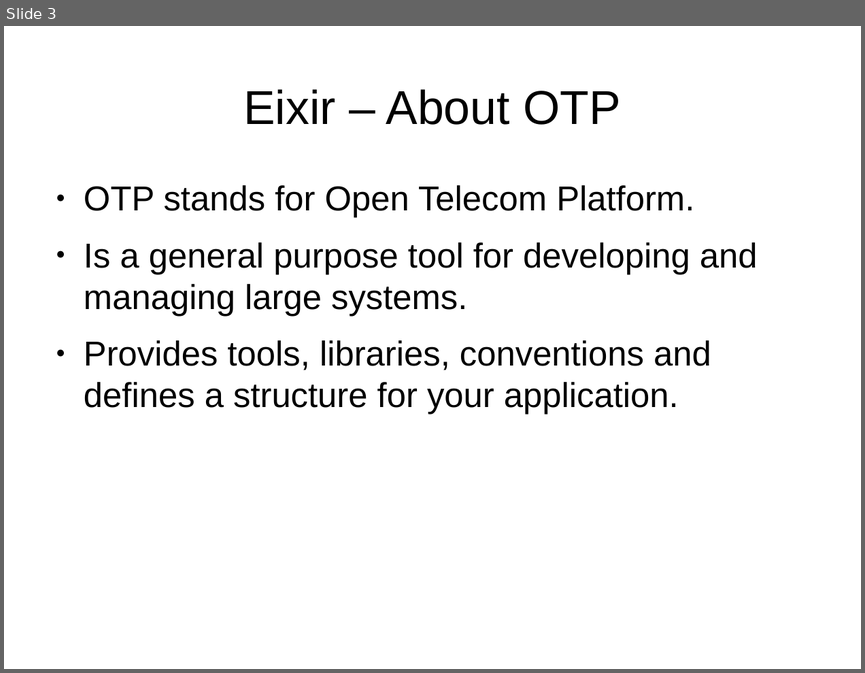
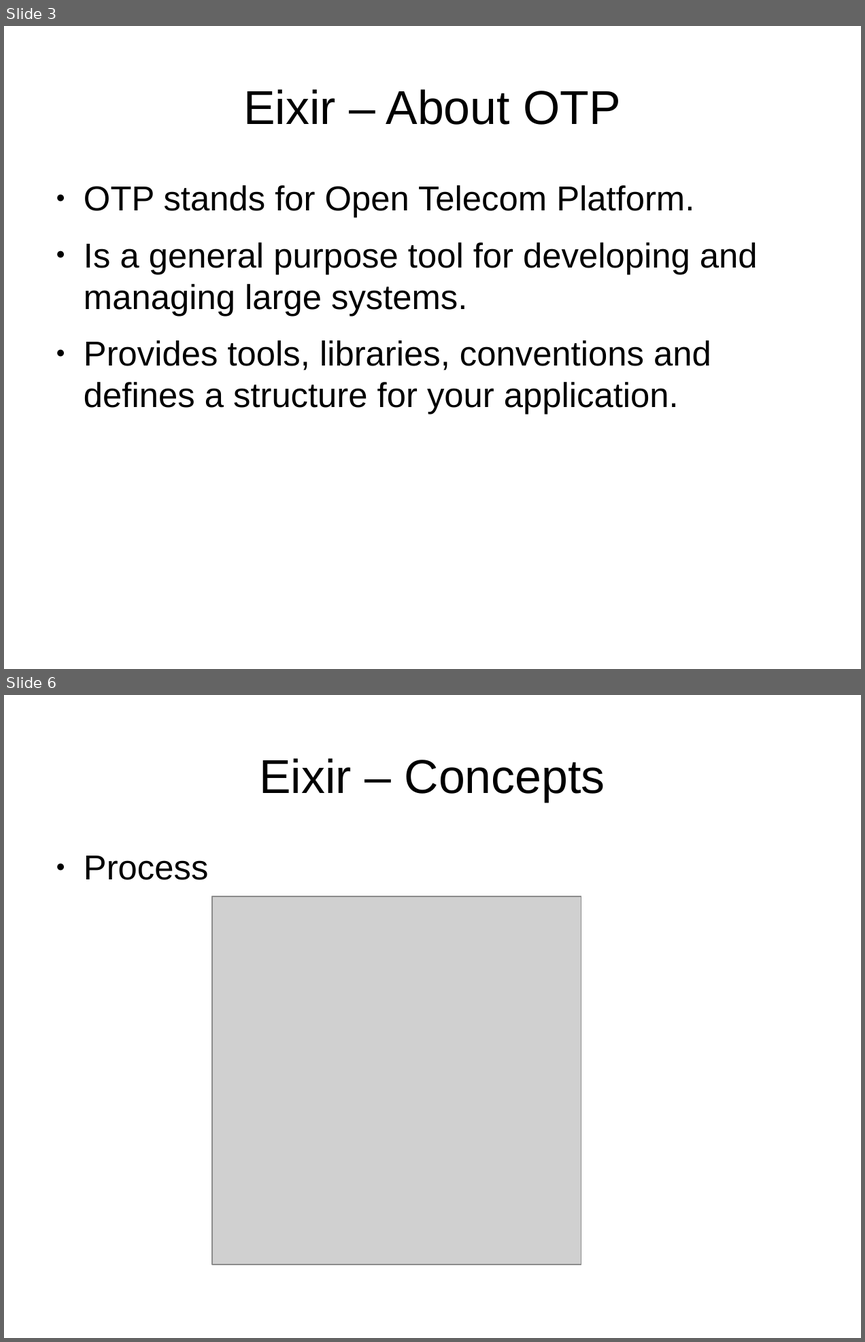
Before and after one commit to ramortegui/talks, a slide deck: elixir-otp-basics.odp. Shown one above the other, each under a label of ours: slide 3 before the commit, slides 3 and 6 after it; the slides between them are not shown. The pictures are 865x673 and 865x1342 pixels, drawn with LibreOffice and Linux fonts; fonts in the diff are those of the drawing; grey boxes stand for pictures. Boxes give left, top, right and bottom in pixels: in the first picture for what was removed or moved away, otherwise in the second. Text is boxed around its words. In the diff, an @@ line names an element or a change of style, - is before the commit and + after.

Commit message:
Add Concepts, Basics, screenshots, and summary.

```diff
--- a/elixir-otp-basics.odp
+++ b/elixir-otp-basics.odp
@@ slide 6 added at box(4, 695, 861, 1338), background #FFFFFF @@
@@ title added at box(259, 758, 605, 802), 44 pt, text #000000 @@
+Eixir – Concepts
@@ text added at box(84, 855, 208, 880), 32 pt, text #000000 @@
+● Process
@@ picture added at box(212, 896, 581, 1264) @@
```
Also in this commit, not shown: 6 slides changed, 17 other slides added, 3 slides removed.
